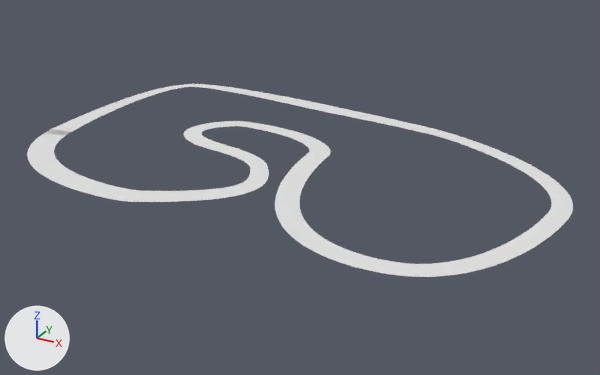
An edit to the FBX model New Unity Project/Assets/Models/TrackNew.fbx, drawn before and after from the same camera.
The view is the same before and after, from a camera (50 mm lens) standing at (6.4, -11.51, 5.07) and looking at (0.27, -0.38, -0.5). Every picture has the same lights, and +X, +Y and +Z are marked at lower left. Where no turn or scale is listed for an object, it has been applied to the vertices. Vertices at the same position are counted once.
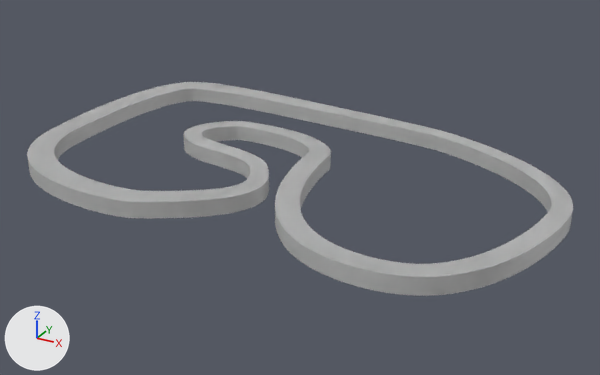
What differs and where, as boxes (x1, y1, x2, y2) in the pictures (600 x 375 px):
'Plane.001', added: after (28, 89, 573, 296)
'Plane', reshaped: before (27, 84, 573, 277); after (27, 82, 573, 277)
part 1 of me_plane_001, built on: before (48, 84, 570, 277); after (29, 82, 558, 251)

What the commit changed:
me_plane_001 is used by ob_plane; location (0.0, 0.0, 0.0).
me_plane_001 had 7610 vertices, 5984 faces and spanned x -4.43..4.63, y -3.21..2.52, z -0.01..0.0.
me_plane_001 now has 14870 vertices, 14870 faces and spans x -4.49..4.63, y -3.21..2.6, z -0.28..0.0.
me_plane_001 part 1: 14 vertices moved within x -4.39..-1.06, y -1.13..2.46, z 0.0; 1285 vertices removed from x -4.43..4.61, y -2.95..2.52, z -0.01..0.0; 8545 vertices added at x -4.49..4.63, y -3.21..2.6, z -0.28..0.0.
Mesh me_plane_002 is new.
It has 14880 vertices, 14878 faces and spans x -4.49..4.63, y -3.21..2.6, z -0.28..0.0.
Object 'Plane.001' (ob_plane_001) is new; it shows me_plane_002.
Its location is (0.0, 0.0, 0.0).
